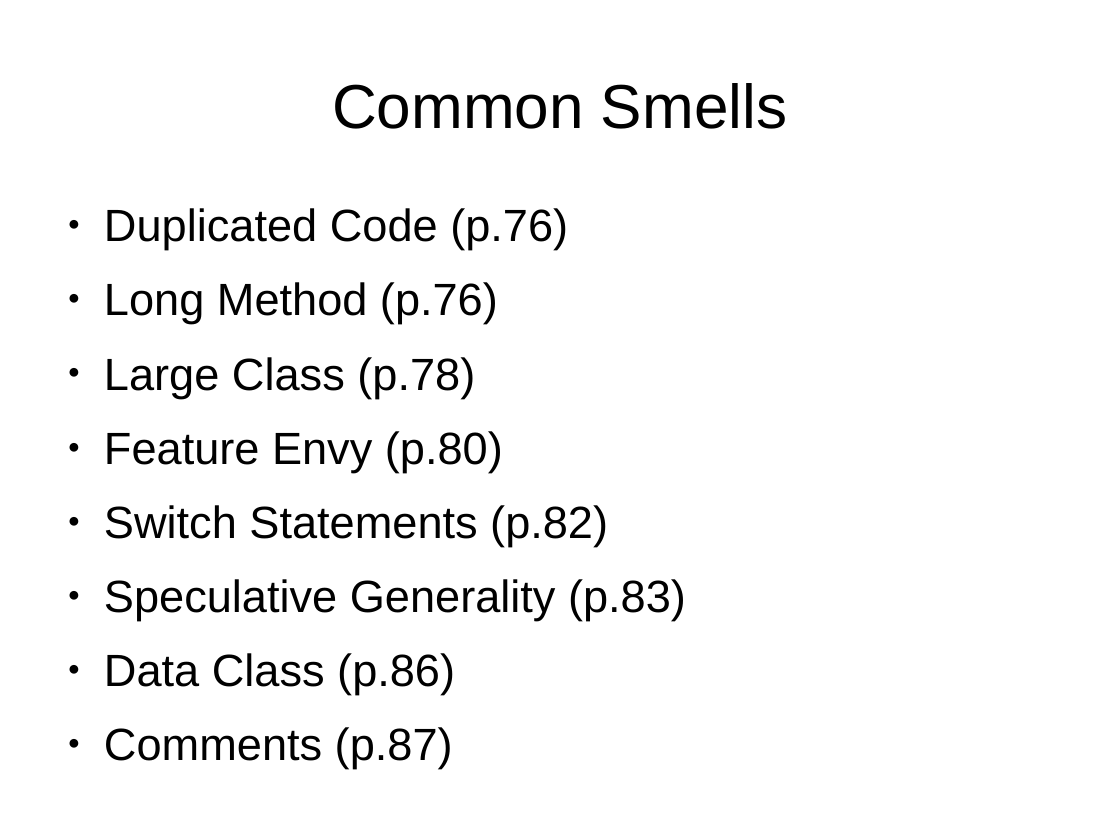
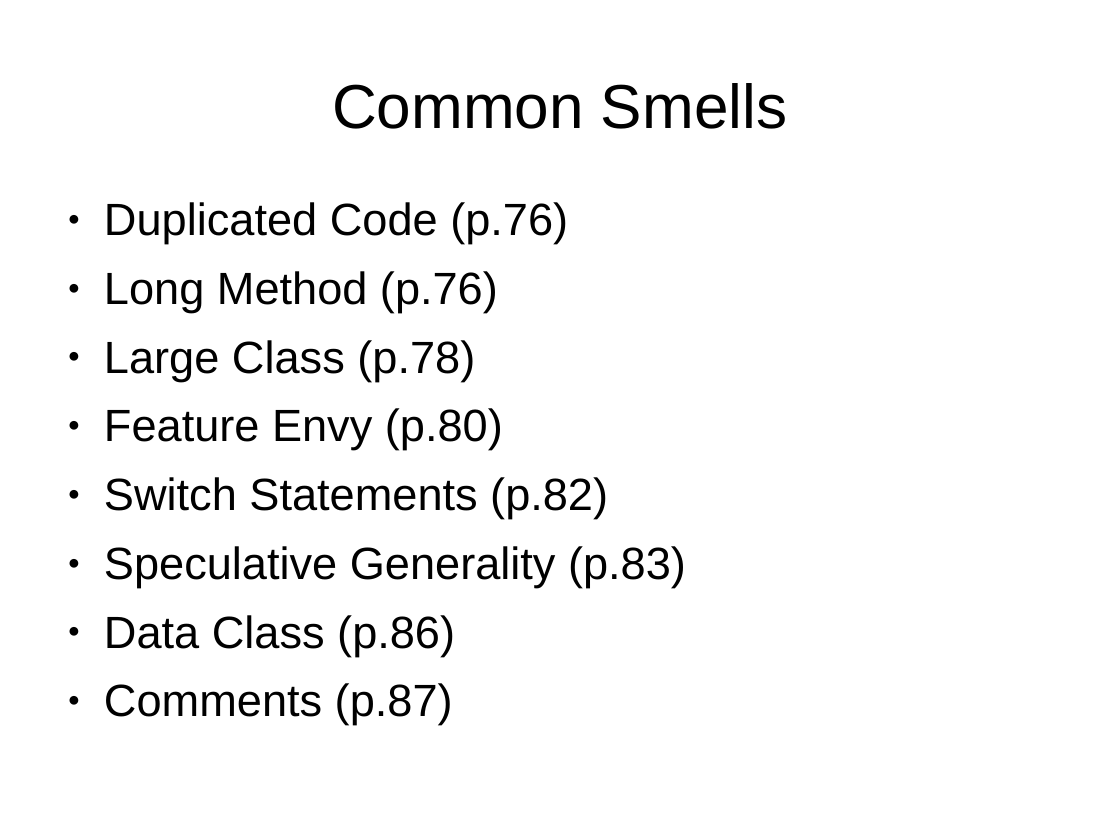
Before and after one commit to tonybaines/refactoring, a slide deck: slide 4 of Refactoring.odp. Drawn at 1120x840 pixels with LibreOffice and Linux fonts; fonts in the diff are those of the drawing. Boxes give left, top, right and bottom in pixels: in the first picture for what was removed or moved away, otherwise in the second. Text is boxed around its words. In the diff, an @@ line names an element or a change of style, - is before the commit and + after.

```diff
--- a/Refactoring.odp
+++ b/Refactoring.odp
@@ text "Duplicated Code (p.76)" at (x1=104, y1=202, x2=686, y2=725): line spacing 1 to 0.9 @@
```
Also in this commit, not shown: 4 other slides changed, 1 other file.
